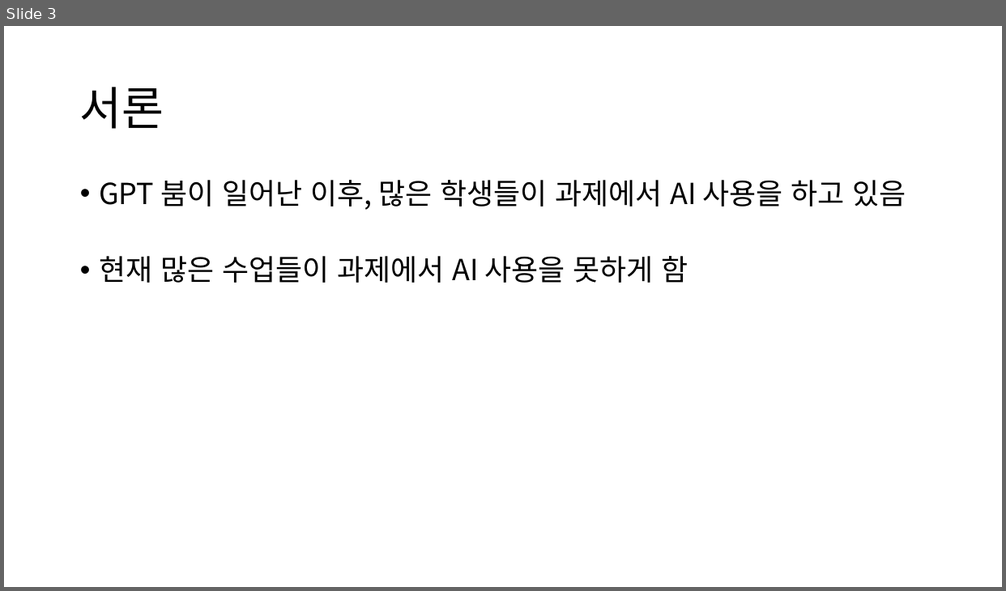
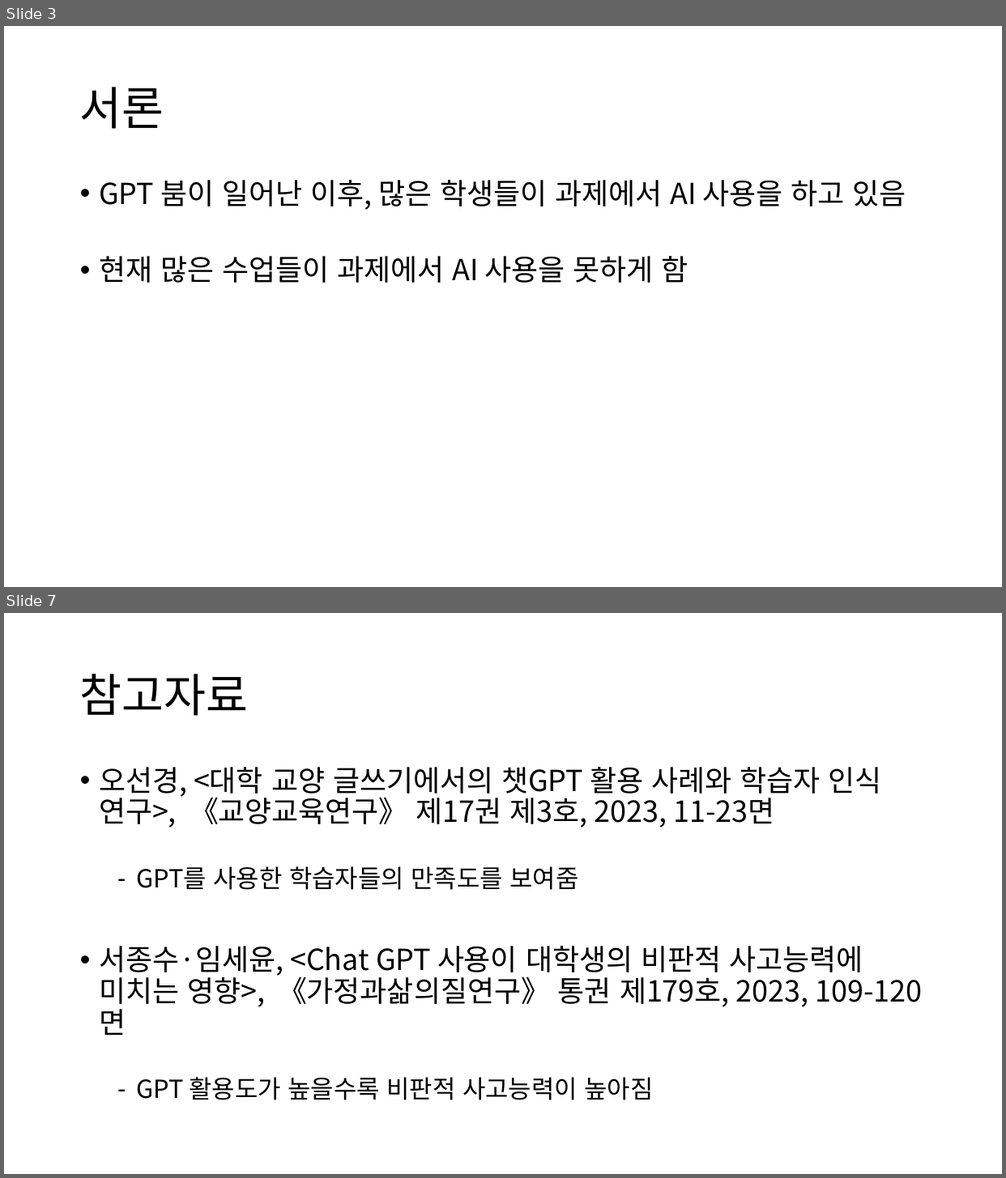
Before and after one commit to wodjs2640/2025_2_assignment, a slide deck: 대글/과제에서 AI 사용을 허용해도 되는 이유.pptx. Shown one above the other, each under a label of ours: slide 3 before the commit, slides 3 and 7 after it; the slides between them are not shown. The pictures are 1006x591 and 1006x1178 pixels, drawn with LibreOffice and Linux fonts; fonts in the diff are those of the drawing. Boxes give left, top, right and bottom in pixels: in the first picture for what was removed or moved away, otherwise in the second. Text is boxed around its words. In the diff, an @@ line names an element or a change of style, - is before the commit and + after.

```diff
--- a/대글/과제에서 AI 사용을 허용해도 되는 이유.pptx
+++ b/대글/과제에서 AI 사용을 허용해도 되는 이유.pptx
@@ slide 7 added at (4,613,1002,1174), background #FFFFFF @@
@@ title added at (80,674,249,716), 44 pt, text #000000 @@
+참고자료
@@ text added at (99,767,923,1101), 28 pt, text #000000 @@
+• 오선경, <대학 교양 글쓰기에서의 챗GPT 활용 사례와 학습자 인식 연구>, 《교양교육연구》 제17권 제3호, 2023, 11-23면
+  – GPT를 사용한 학습자들의 만족도를 보여줌
+• 서종수·임세윤, <Chat GPT 사용이 대학생의 비판적 사고능력에 미치는 영향>, 《가정과삶의질연구》 통권 제179호, 2023, 109-120면
+  – GPT 활용도가 높을수록 비판적 사고능력이 높아짐
```
Also in this commit, not shown: 2 slides changed, 4 other slides added.
